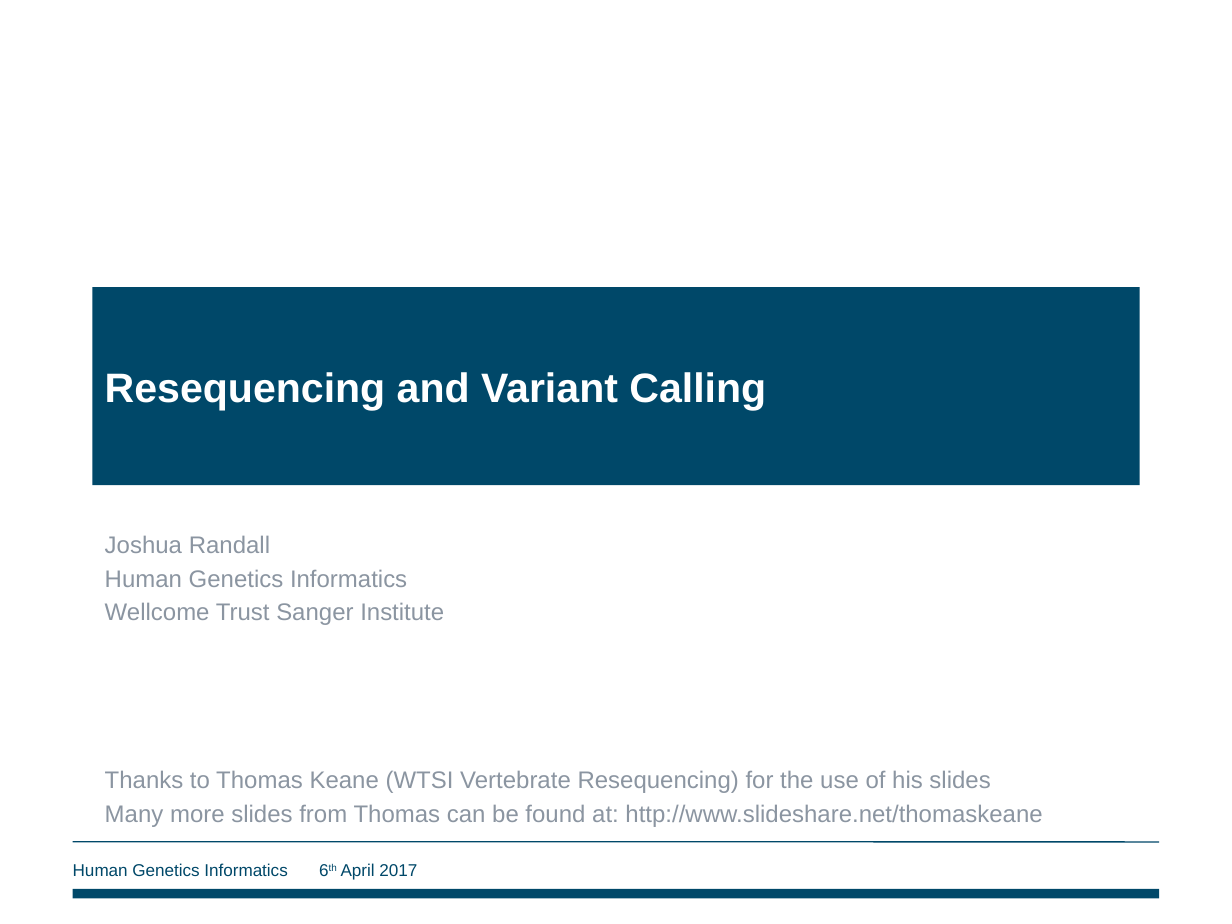
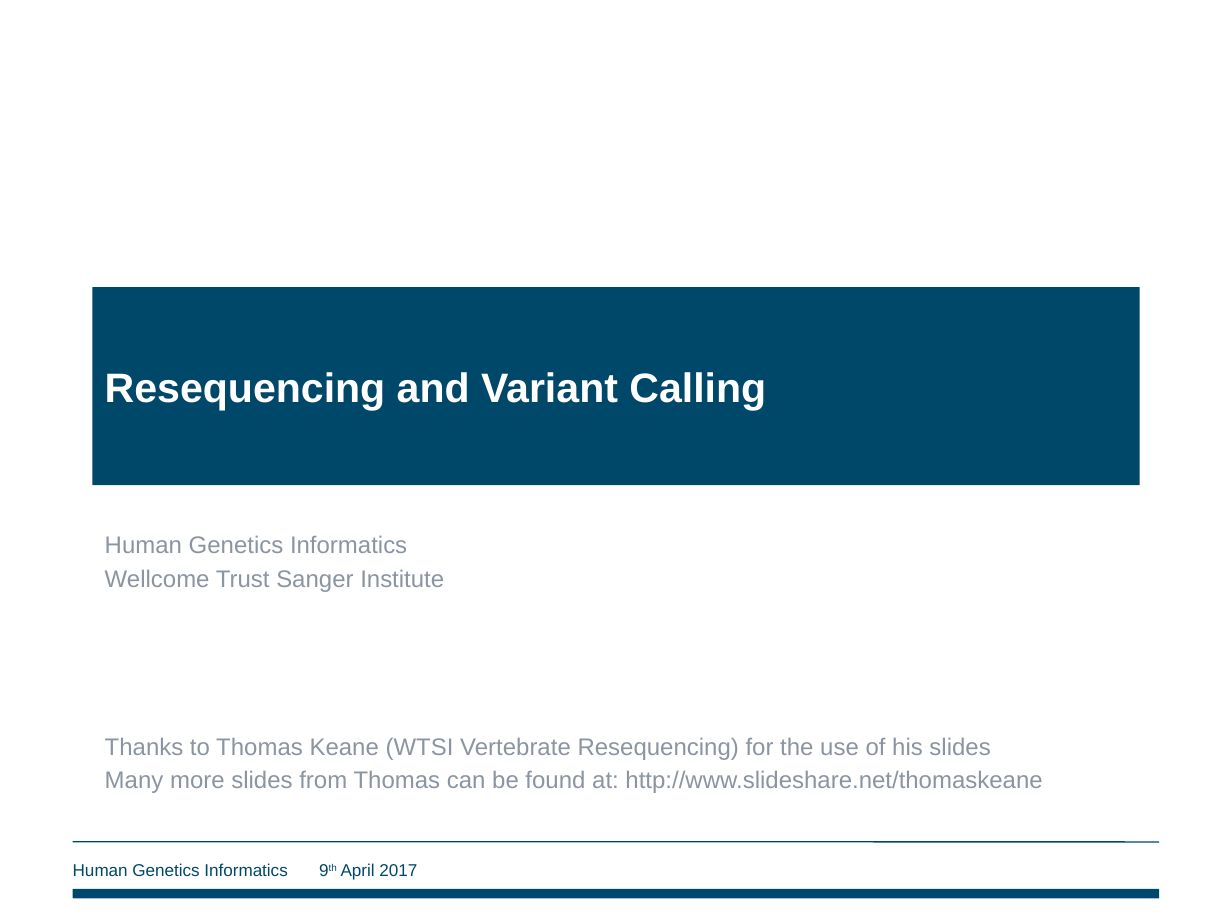
Before and after one commit to wtsi-hgi/ebi-ngs-workshop, a slide deck: slide 1 of lectures/EBI_NGS_rsvc_slides.pptx. Drawn at 1232x924 pixels with LibreOffice and Linux fonts; fonts in the diff are those of the drawing; background and template pictures are left out. Boxes give left, top, right and bottom in pixels: in the first picture for what was removed or moved away, otherwise in the second. Text is boxed around its words. In the diff, an @@ line names an element or a change of style, - is before the commit and + after.

```diff
--- a/lectures/EBI_NGS_rsvc_slides.pptx
+++ b/lectures/EBI_NGS_rsvc_slides.pptx
@@ subtitle at (x1=105, y1=535, x2=270, y2=553): paragraph removed @@
-Joshua Randall
@@ text at (x1=73, y1=863, x2=417, y2=880): text changed @@
-Human Genetics Informatics 6th April 2017
+Human Genetics Informatics 9th April 2017
```
Also in this commit, not shown: 50 other slides changed.
